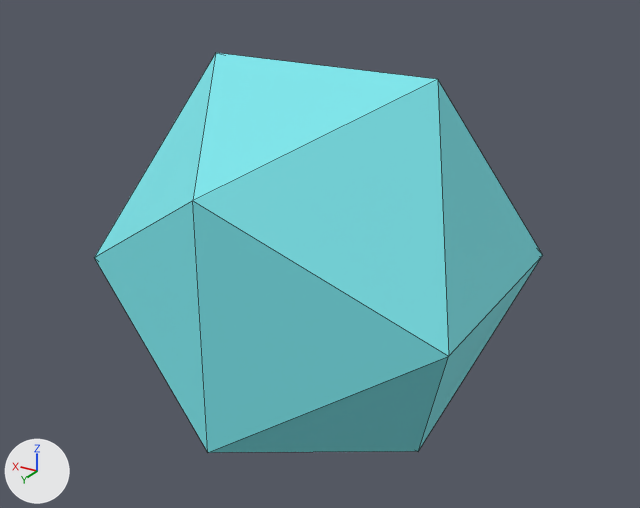
Before and after pictures for a commit that changed the glTF model project/assets/models/effects/mineral_orb.glb.
Camera for both pictures: a camera (50 mm lens) standing at (-0.131, 0.218, 0.11) and looking at (0.017, -0.03, -0.014). The lights are fixed; the arrows at lower left show +X, +Y and +Z. The older version comes first. Mesh edges are drawn as thin lines. Where no turn or scale is listed for an object, it has been applied to the vertices.

Names of what the first picture shows: 'geometry_0'.
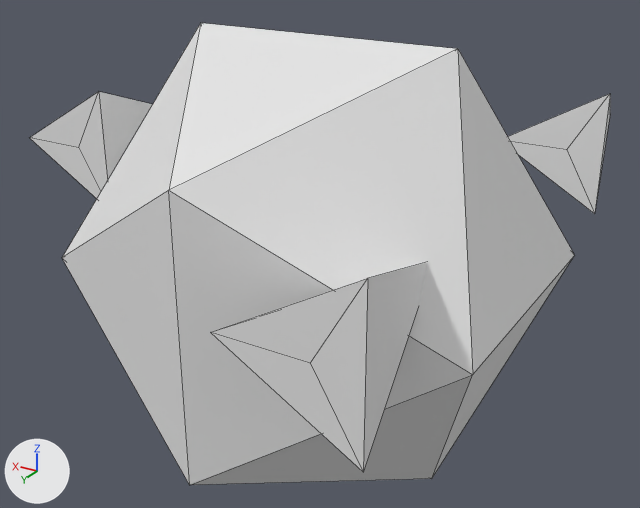
Changed parts and their boxes [x1, y1, x2, y2] in the pictures (640 x 508 px):
```json
{"object": "geometry_0", "change": "reshaped, recoloured", "before": [94, 53, 543, 453], "after": [30, 23, 610, 485], "on screen": "29% wider, 15% taller"}
```

The change, as JSON lines over the scene's bpy script:
```json
{"block": "me_geometry_0", "where": "# used by ob_geometry_0; location = (0.0, 0.0, 0.0)"}
{"op": "remove", "block": "me_geometry_0", "code": "me_geometry_0.from_pydata(...)  # 12 vertices, 20 faces; spans x -0.0595..0.0595, y -0.0595..0.0595, z -0.0595..0.0595"}
{"op": "remove", "block": "me_geometry_0", "code": "me_geometry_0.materials.append(mat_material_0)  # cyan #7ce7ed"}
{"op": "add", "block": "me_geometry_0", "code": "me_geometry_0.from_pydata(...)  # 39 vertices, 58 faces; spans x -0.0681..0.125, y -0.1466..0.0866, z -0.0681..0.0681"}
{"block": "me_geometry_0", "change": "me_geometry_0 part 1: the whole mesh is rebuilt"}
```
